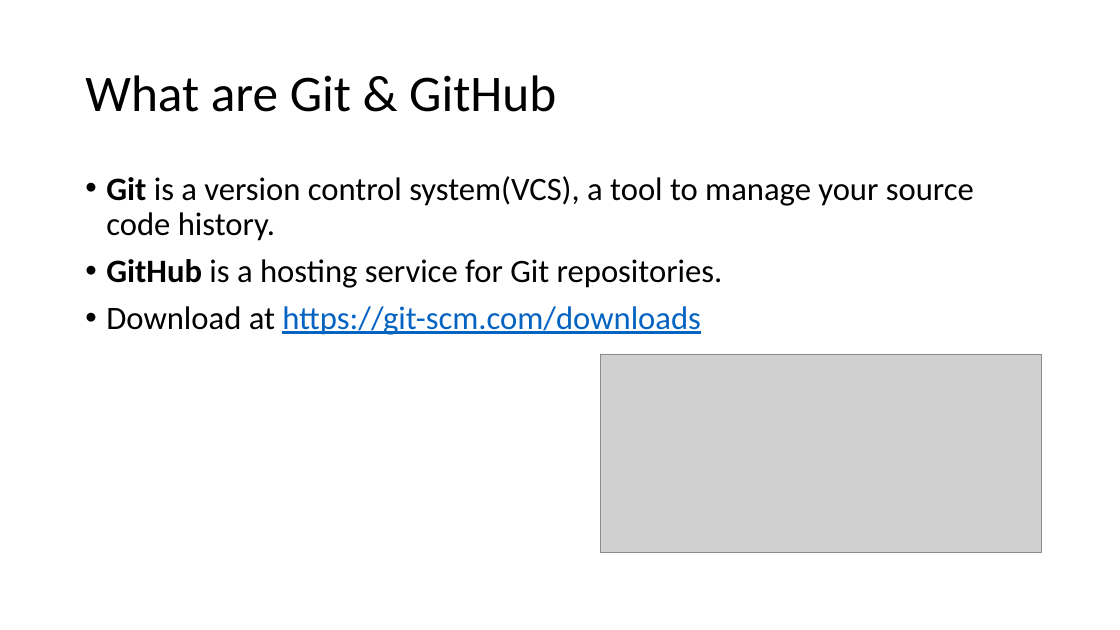
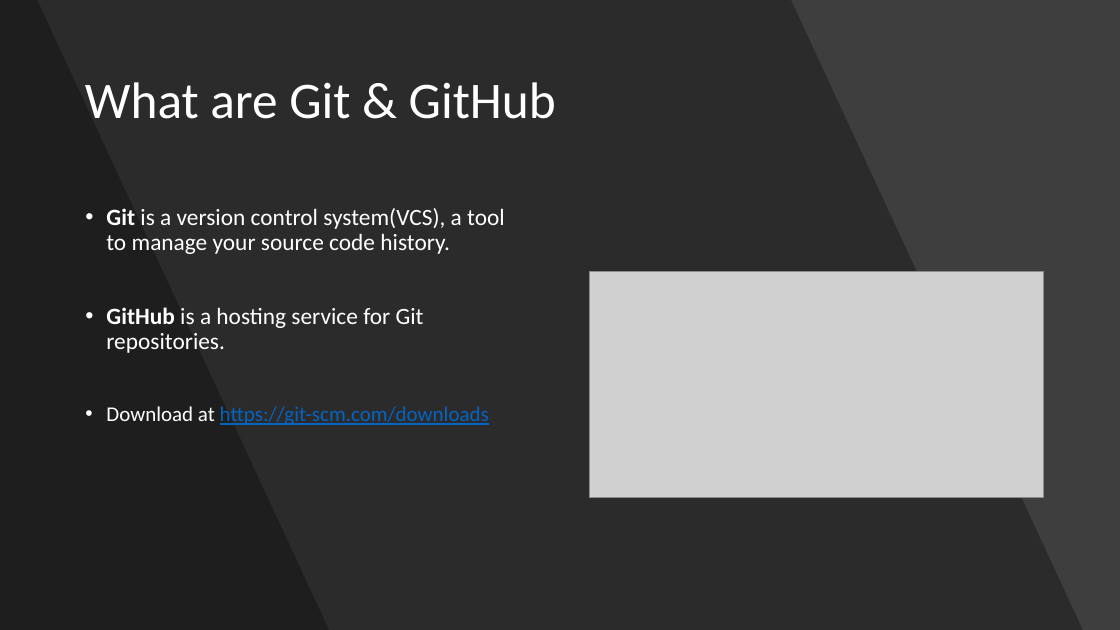
Before and after one commit to sabingautam16/git, a slide deck: slide 2 of Git.pptx. Drawn at 1120x630 pixels with LibreOffice and Linux fonts; fonts in the diff are those of the drawing; grey boxes stand for pictures. Boxes give left, top, right and bottom in pixels: in the first picture for what was removed or moved away, otherwise in the second. Text is boxed around its words. In the diff, an @@ line names an element or a change of style, - is before the commit and + after.

Commit message:
styling

```diff
--- a/Git.pptx
+++ b/Git.pptx
@@ background #FFFFFF to #454545 @@
@@ rectangle added at [0, 0, 1120, 630], fill #000000 at 9% opacity @@
@@ freeform shape added at [0, 0, 1083, 630], fill #000000 at 30% opacity @@
@@ freeform shape added at [0, 0, 329, 630], fill #000000 at 30% opacity @@
@@ title "What are Git & GitHub": place and size @@
-title "What are Git & GitHub" at [85, 75, 556, 112]
+title "What are Git & GitHub" at [85, 82, 556, 119]
@@ title "What are Git & GitHub" at [85, 82, 556, 119]: text colour #000000 to #FFFFFF @@
@@ text "Git is a version control ...": place and size @@
-text "Git is a version control ..." at [106, 176, 974, 335]
+text "Git is a version control ..." at [106, 208, 505, 425]
@@ text "Git is a version control ..." at [106, 208, 505, 425]: size 28 to 20 pt in "Git is a version control system(VCS), a ...", "GitHub is a hosting service for Git ..."; text colour #000000 to #FFFFFF in "Git is a version control system(VCS), a ...", "GitHub is a hosting service for Git ...", "Download at"; size 28 to 18 pt in "Download at https://git-scm.com/downloads" @@
@@ picture: place and size @@
-picture at [601, 354, 1042, 553]
+picture at [590, 271, 1044, 498]
```
Also in this commit, not shown: 22 other slides changed.
